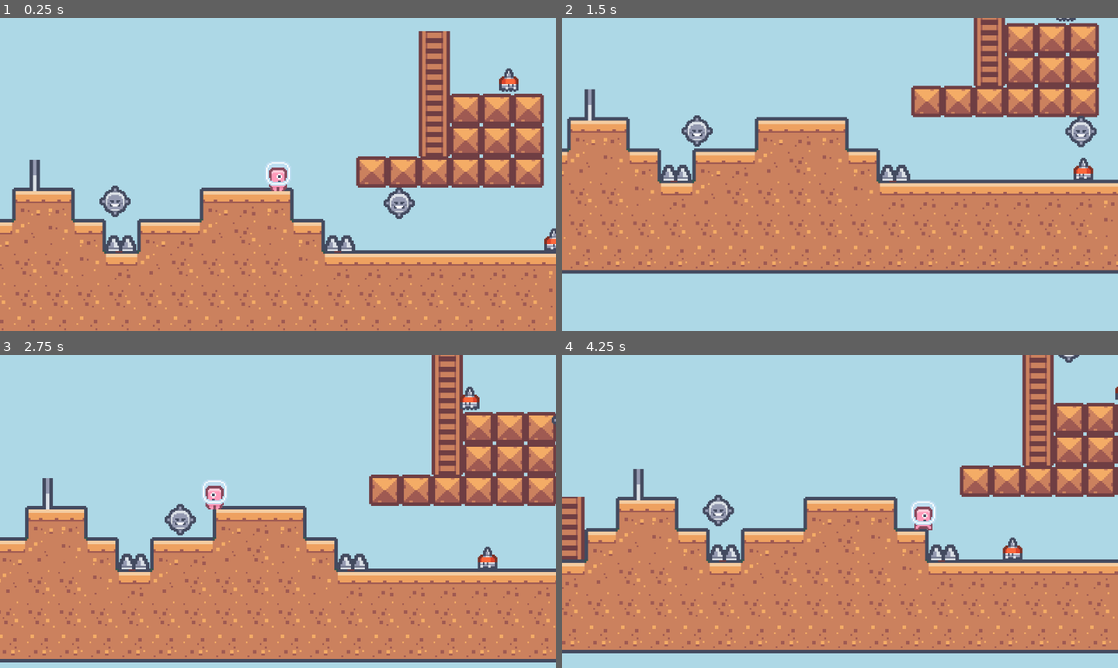
Above: before the commit, frames 1-4 (two rows, left to right).
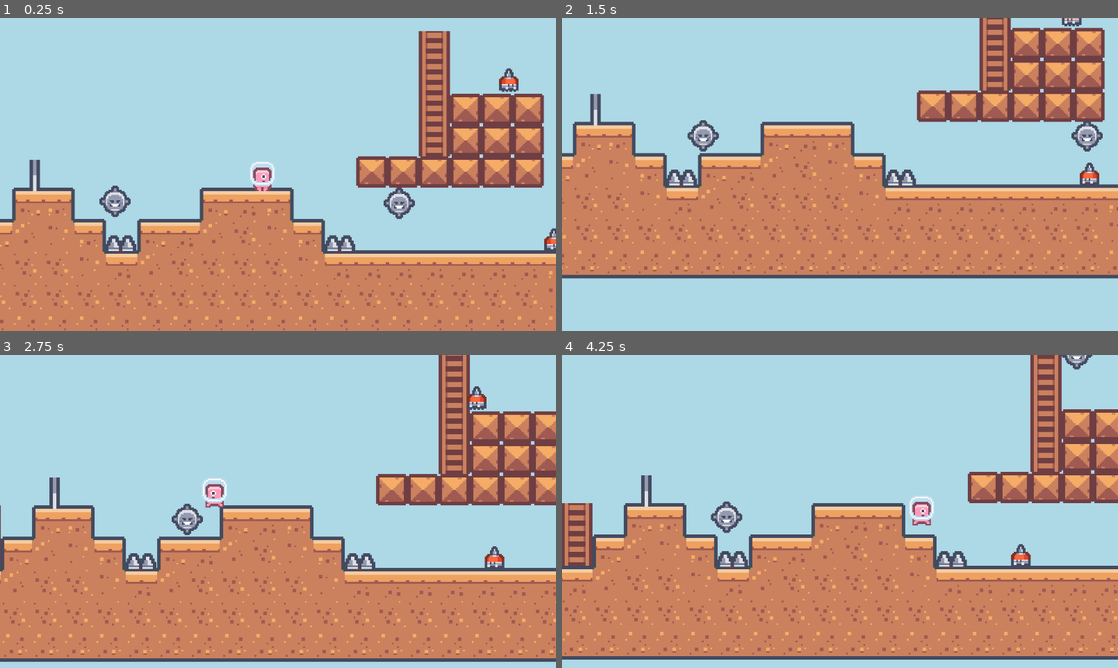
Above: after the commit, the same moments.

Repository: radoslawg/pixelart-platformer-tut
Game: Godot game, scene res://Scenes/World/world.tscn
Two runs of this game, one before a commit and one after it. Both use one fixed random seed, a clock stepped at 60 frames per second and the inputs below.
Inputs:
- Up to frame 1 (0.25 s): no input
- Up to frame 2 (1.5 s): tap Enter (ui_accept) at 0.5, 0.77 s; hold Right (ui_right) from 0.53 s (still down)
- Up to frame 3 (2.75 s): tap Enter (ui_accept) at 1.52 s; release Right (ui_right) at 2.03 s; hold Left (ui_left) from 2.03 s (still down)
- Up to frame 4 (4.25 s): release Left (ui_left) at 2.78 s; hold Right (ui_right) from 2.78 s (still down); tap Enter (ui_accept) at 3.02, 3.77 s

The runs differ from the first frame. In frame 1, 0.5% of the frame differs, in the area x 45-53%, y 46-56%; in frame 2, 21%; in frame 3, 14%; in frame 4, 24%, in the area x 0-100%, y 0-98%.

Commit message:
Reposition Player a bit

Diff:
--- a/Scenes/player.tscn
+++ b/Scenes/player.tscn
@@ -57,21 +57,22 @@
 script = ExtResource("1_15gbl")
 
 [node name="AnimatedSprite2D" type="AnimatedSprite2D" parent="."]
-position = Vector2(9, -9)
+position = Vector2(0, -9)
 scale = Vector2(0.75, 0.75)
 sprite_frames = SubResource("SpriteFrames_1wogp")
 animation = &"Idle"
 flip_h = true
 
 [node name="CollisionShape2D" type="CollisionShape2D" parent="."]
-position = Vector2(9, -6.5)
+position = Vector2(0, -6.5)
 shape = SubResource("RectangleShape2D_x5dyl")
 
 [node name="LadderCheck" type="RayCast2D" parent="."]
-position = Vector2(9, -14)
+position = Vector2(0, -14)
 target_position = Vector2(0, 16)
 hit_from_inside = true
 collide_with_areas = true
 collide_with_bodies = false
 
 [node name="RemoteTransform2D" type="RemoteTransform2D" parent="."]
+position = Vector2(-9, 0)
